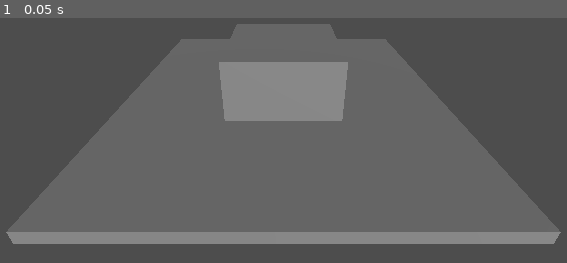
Above: before the commit, frame 1.
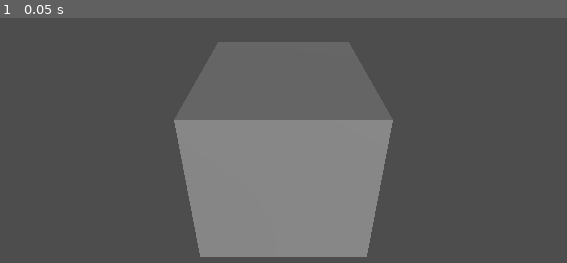
Above: after the commit, the same moment.

Repository: majohannsen/godot-real-world-simulator
Game: Godot game, scene res://main.tscn
The game is run twice, just before and just after one commit, with the same random seed, the same clock (stepped at 60 frames per second) and the same inputs.
Inputs:
- Up to frame 1 (0.05 s): no input

The runs differ from the first frame. In frame 1, 28% of the frame differs, in the area x 1-99%, y 2-98%.

Commit message:
spawn cube at position and adjust camera position

Diff:
--- a/house_spawner.gd
+++ b/house_spawner.gd
@@ -2,13 +2,28 @@
 
 var house = preload("res://house.tscn")
 
-func spawnHouse():
-	var inst = house.instantiate()
+var earthCircumference = 40075000;
+
+
+func spawnHouse(coords: Vector2):
+	var inst: StaticBody3D = house.instantiate()
+	inst.transform.origin = Vector3(coords.x,0,coords.y)
 	add_child(inst)
+
+func latLonToCoordsInMeters(lat, lon):
+	return Vector2(
+		lon * earthCircumference / 360 * cos(deg_to_rad(lat)),
+		lat * earthCircumference / 360
+	)
+
+func setCameraPosition(coords: Vector2):
+	get_viewport().get_camera_3d().position.x = coords.x
+	get_viewport().get_camera_3d().position.z = coords.y+1.5
 
 # Called when the node enters the scene tree for the first time.
 func _ready():
-	spawnHouse()
+	spawnHouse(latLonToCoordsInMeters(47.4050971, 9.7426105))
+	setCameraPosition(latLonToCoordsInMeters(47.4050971, 9.7426105))
 
 #
 ## Called every frame. 'delta' is the elapsed time since the previous frame.
